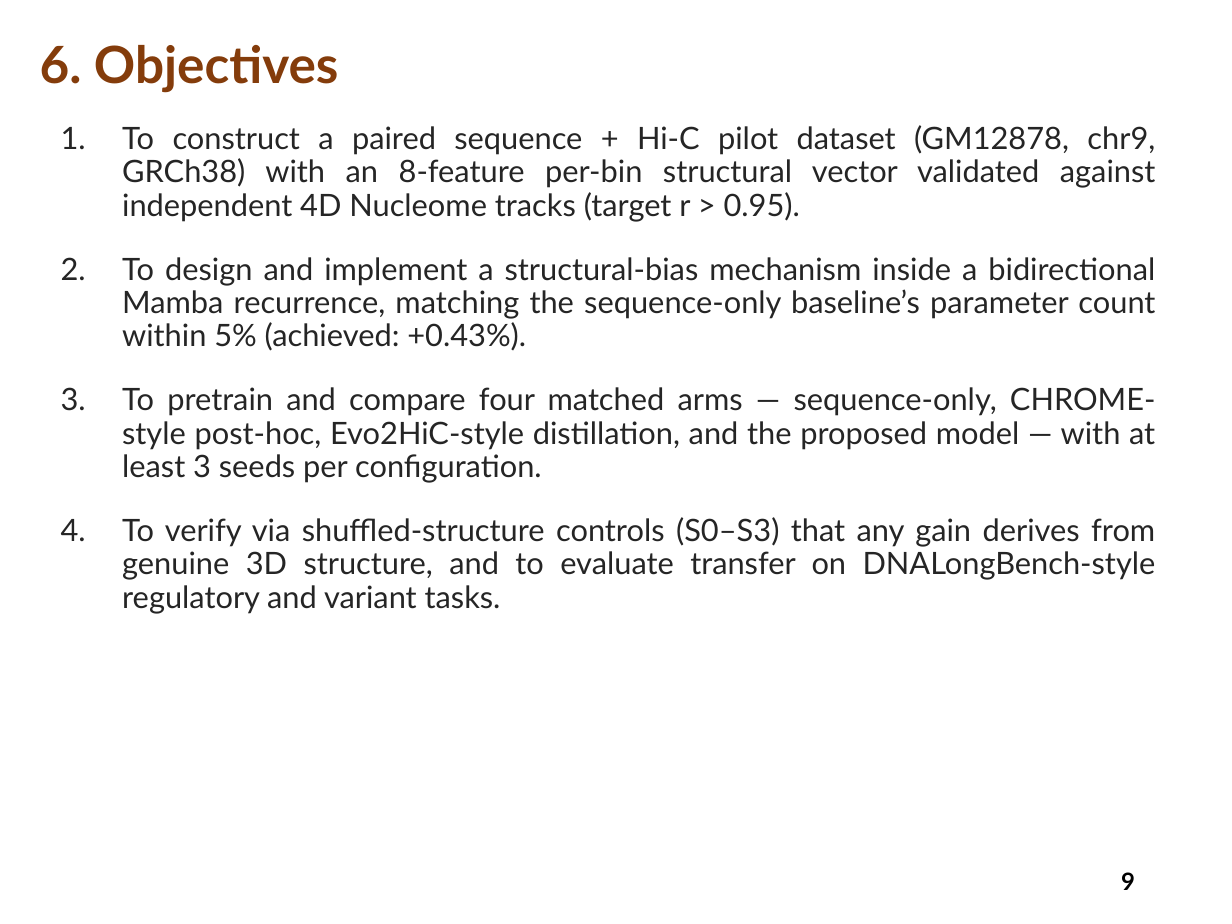
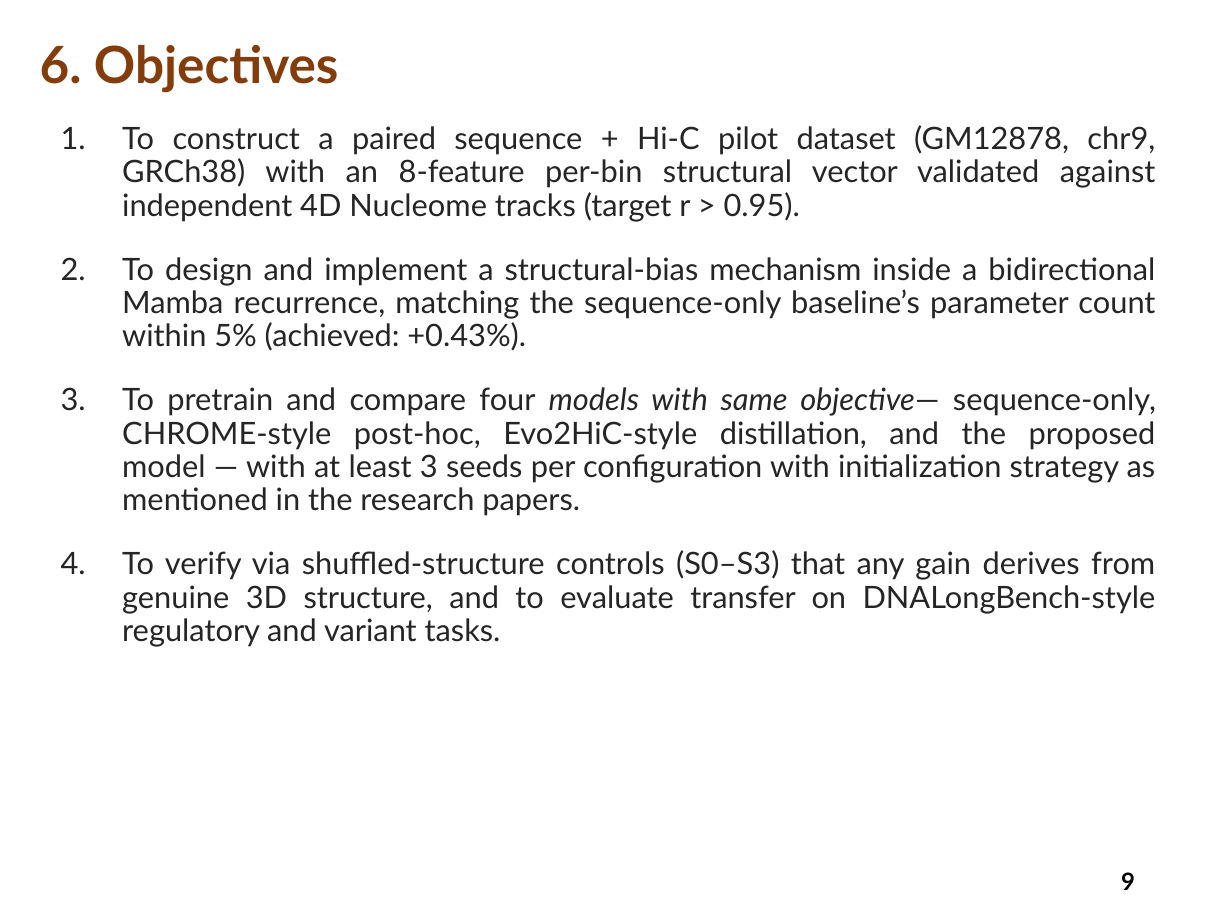
Before and after one commit to charansaiponnada/3D-Chromatin-Aware-Genomic-FM, a slide deck: slide 9 of presentations/Mini_Project_End_Sem_Review.pptx. Drawn at 1232x924 pixels with LibreOffice and Linux fonts; fonts in the diff are those of the drawing. Boxes give left, top, right and bottom in pixels: in the first picture for what was removed or moved away, otherwise in the second. Text is boxed around its words. In the diff, an @@ line names an element or a change of style, - is before the commit and + after.

```diff
--- a/presentations/Mini_Project_End_Sem_Review.pptx
+++ b/presentations/Mini_Project_End_Sem_Review.pptx
@@ text at (x1=122, y1=387, x2=1156, y2=516): text changed @@
-3. To pretrain and compare four matched arms — sequence-only, CHROME-style post-hoc, Evo2HiC-style distillation, and the proposed model — with at least 3 seeds per configuration.
+3. To pretrain and compare four models with same objective— sequence-only, CHROME-style post-hoc, Evo2HiC-style distillation, and the proposed model — with at least 3 seeds per configuration with initialization strategy as mentioned in the research papers.
```
Also in this commit, not shown: 7 other files.
